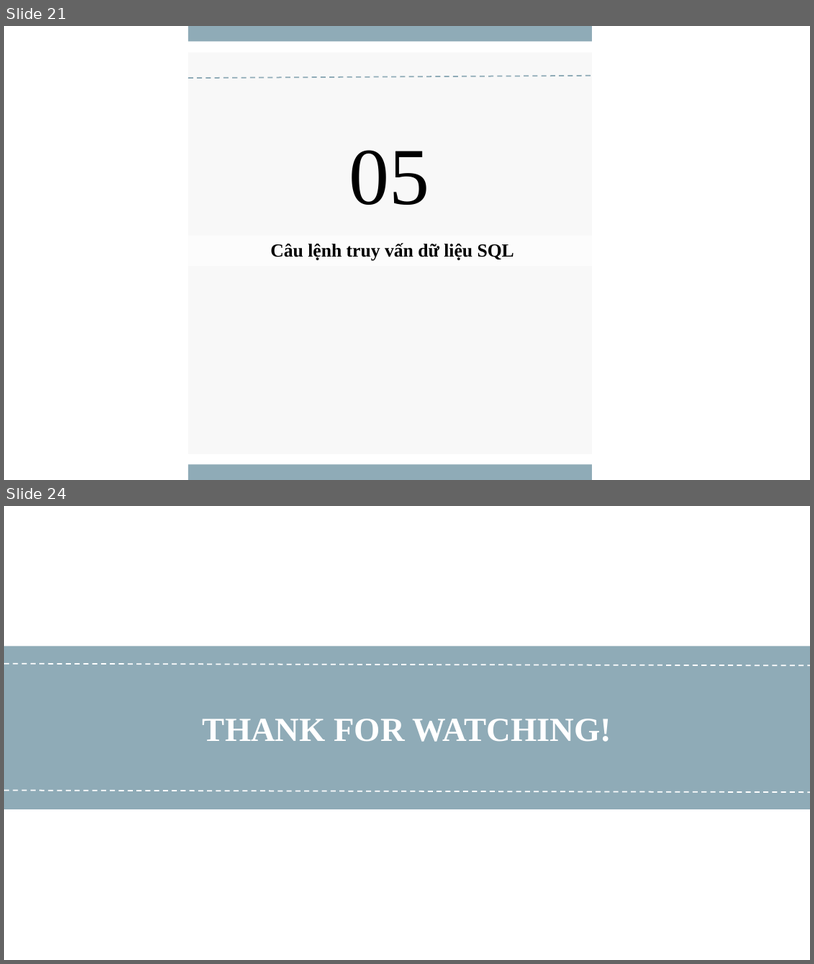
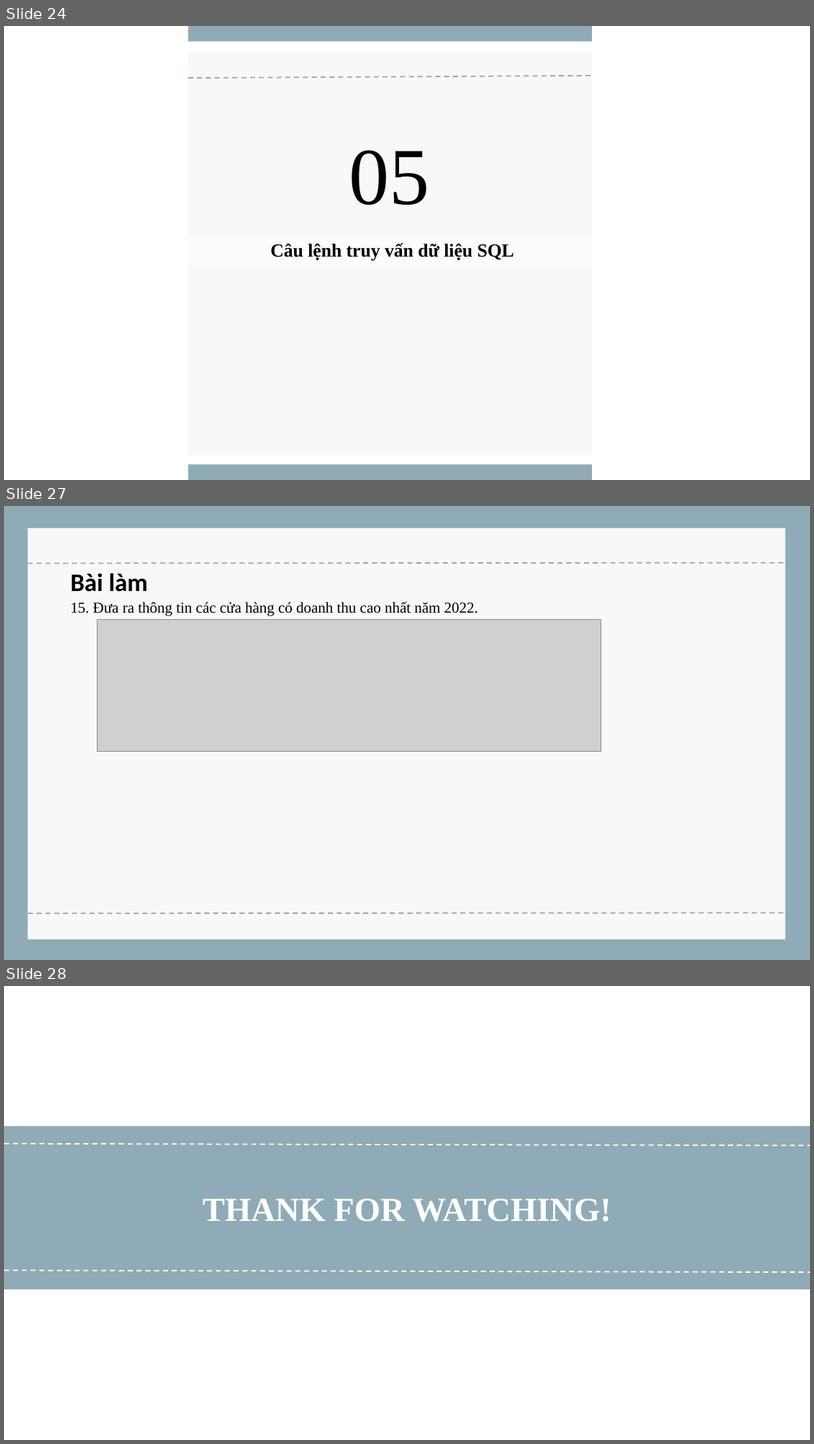
Before and after one commit to dinhminhlh/Major-Assignment-DataBase, a slide deck: CSDL_1_2_22_N04_NHOM07_Loading.pptx. Shown one above the other, each under a label of ours: slides 21 and 24 before the commit, slides 24, 27 and 28 after it; the slides between them are not shown. The pictures are 814x964 and 814x1444 pixels, drawn with LibreOffice and Linux fonts; fonts in the diff are those of the drawing; grey boxes stand for pictures. Boxes give left, top, right and bottom in pixels: in the first picture for what was removed or moved away, otherwise in the second. Text is boxed around its words. In the diff, an @@ line names an element or a change of style, - is before the commit and + after.

```diff
--- a/CSDL_1_2_22_N04_NHOM07_Loading.pptx
+++ b/CSDL_1_2_22_N04_NHOM07_Loading.pptx
@@ slide 27 added at bbox=[4, 506, 810, 960], background #8FABB7 @@
@@ rectangle added at bbox=[28, 528, 786, 939], fill #F8F8F8 @@
@@ line added from (28, 564) to (789, 563), #8FABB7 1.5 pt dashed @@
@@ text added at bbox=[70, 573, 478, 616], 18 pt, text #000000 @@
+Bài làm
+15. Đưa ra thông tin các cửa hàng có doanh thu cao nhất năm 2022.
@@ picture added at bbox=[97, 619, 602, 751] @@
@@ line added from (28, 913) to (789, 913), #8FABB7 1.5 pt dashed @@
@@ what was slide 21 is now slide 24 @@
@@ what was slide 24 is now slide 28 @@
```
Also in this commit, not shown: 9 slides changed, 4 other slides added, 1 slide removed, 5 other files.
